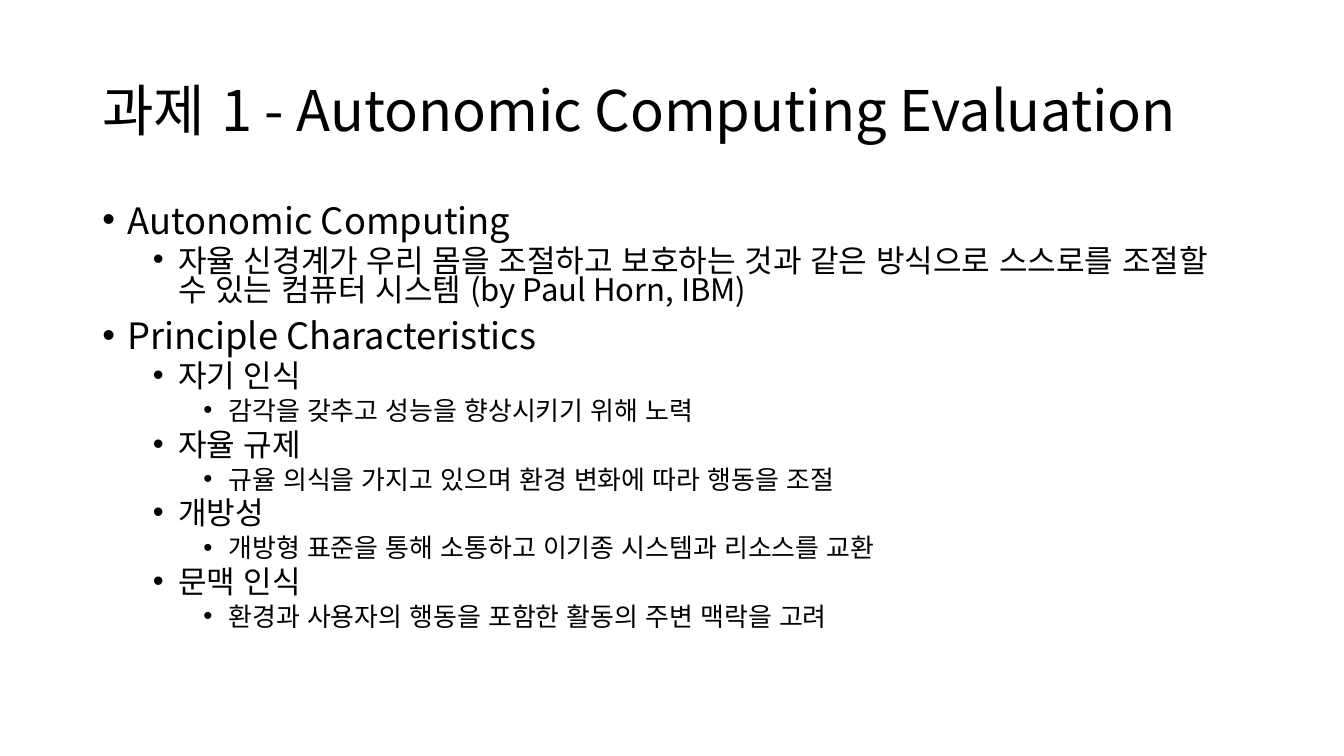
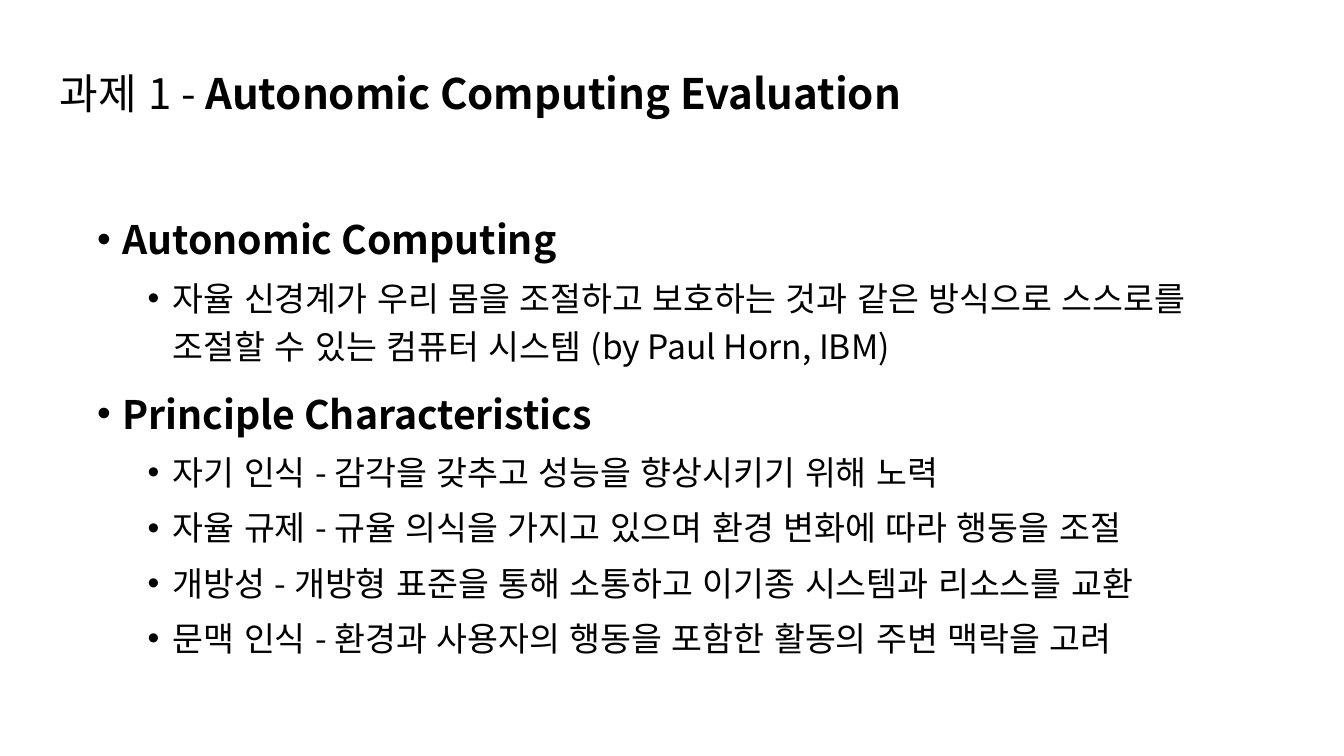
Before and after one commit to TUK-pedestrianSafety/document, a slide deck: slide 4 of ppt/소프트웨어 응용설계 발표자료.pptx. Drawn at 1344x756 pixels with LibreOffice and Linux fonts; fonts in the diff are those of the drawing. Boxes give left, top, right and bottom in pixels: in the first picture for what was removed or moved away, otherwise in the second. Text is boxed around its words. In the diff, an @@ line names an element or a change of style, - is before the commit and + after.

```diff
--- a/ppt/소프트웨어 응용설계 발표자료.pptx
+++ b/ppt/소프트웨어 응용설계 발표자료.pptx
@@ text "과제 1 - Autonomic Computing ...": place and size @@
-text "과제 1 - Autonomic Computing ..." at (102, 84, 1176, 145)
+text "과제 1 - Autonomic Computing ..." at (60, 74, 901, 119)
@@ text "과제 1 - Autonomic Computing ..." at (60, 74, 901, 119): size 40 to 30 pt; bold on in "Autonomic Computing Evaluation" @@
@@ text at (122, 222, 1185, 438): size 25.9 to 28 pt, bold on in "Autonomic Computing", "Principle Characteristics"; size 22.2 to 24 pt in "자율 신경계가 우리 몸을 조절하고 보호하는 것과 ..."; line spacing 0.8 to 1.2 @@
@@ text at (173, 457, 1133, 654): text changed; size 18.5 to 24 pt @@
-  • 자기 인식
-    • 감각을 갖추고 성능을 향상시키기 위해 노력
-  • 자율 규제
-    • 규율 의식을 가지고 있으며 환경 변화에 따라 행동을 조절
-  • 개방성
-    • 개방형 표준을 통해 소통하고 이기종 시스템과 리소스를 교환
-  • 문맥 인식
-    • 환경과 사용자의 행동을 포함한 활동의 주변 맥락을 고려
+  • 자기 인식 - 감각을 갖추고 성능을 향상시키기 위해 노력
+  • 자율 규제 - 규율 의식을 가지고 있으며 환경 변화에 따라 행동을 조절
+  • 개방성 - 개방형 표준을 통해 소통하고 이기종 시스템과 리소스를 교환
+  • 문맥 인식 - 환경과 사용자의 행동을 포함한 활동의 주변 맥락을 고려
```
Also in this commit, not shown: 8 other slides changed, 1 other file.
